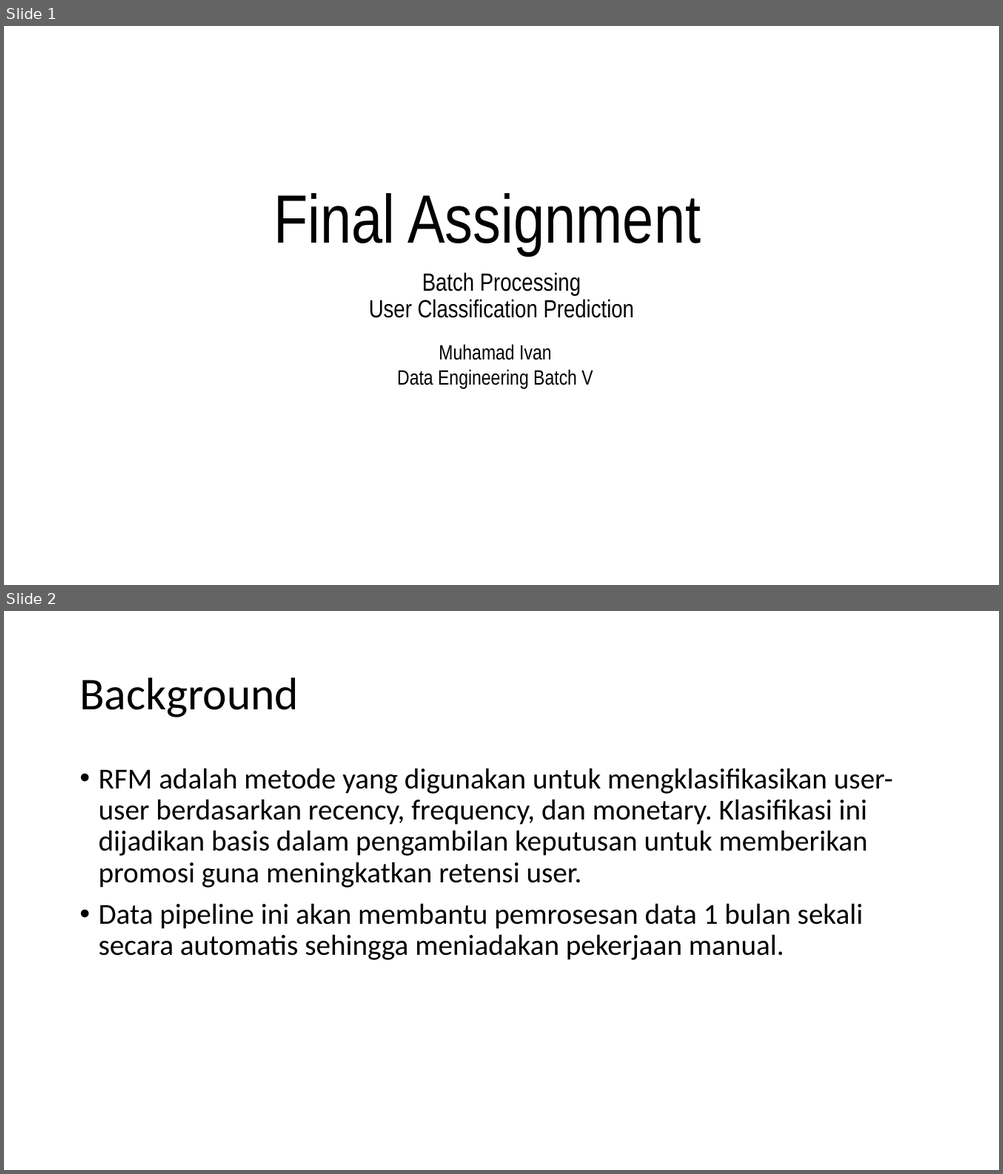
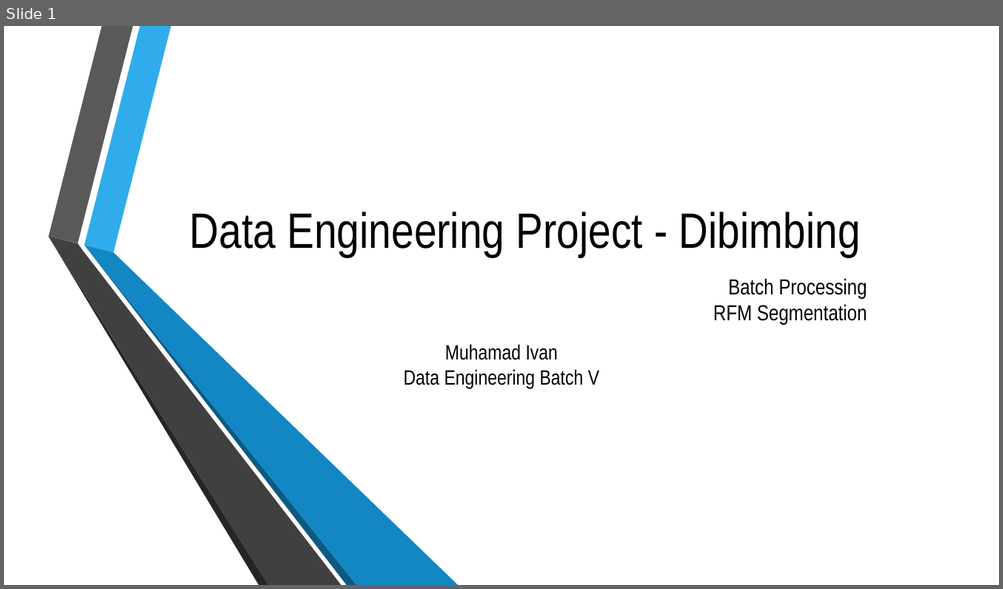
Before and after one commit to mivanivan/Final-Assignment---Batch-Processing, a slide deck: Final Assignment - Batch Processing - RFM Segmentation.pptx. Shown one above the other, each under a label of ours: slides 1 and 2 before the commit, slide 1 after it. The pictures are 1003x1174 and 1003x589 pixels, drawn with LibreOffice and Linux fonts; fonts in the diff are those of the drawing; background and template pictures are left out. Boxes give left, top, right and bottom in pixels: in the first picture for what was removed or moved away, otherwise in the second. Text is boxed around its words. In the diff, an @@ line names an element or a change of style, - is before the commit and + after.

```diff
--- a/Final Assignment - Batch Processing - RFM Segmentation.pptx
+++ b/Final Assignment - Batch Processing - RFM Segmentation.pptx
@@ slide 2 removed at (x1=4, y1=611, x2=999, y2=1170), background #FFFFFF @@
@@ title removed at (x1=79, y1=678, x2=299, y2=718) @@
-Background
@@ text removed at (x1=99, y1=768, x2=893, y2=960) @@
-• RFM adalah metode yang digunakan untuk mengklasifikasikan user-user berdasarkan recency, frequency, dan monetary. Klasifikasi ini dijadikan basis dalam pengambilan keputusan untuk memberikan promosi guna meningkatkan retensi user.
-• Data pipeline ini akan membantu pemrosesan data 1 bulan sekali secara automatis sehingga meniadakan pekerjaan manual.
@@ slide 1 changed as well @@
@@ title at (x1=190, y1=212, x2=860, y2=258): text changed; size 66 to 48 pt @@
-Final Assignment
+Data Engineering Project - Dibimbing
@@ group added at (x1=48, y1=26, x2=458, y2=585): 6 freeform shapes @@
@@ subtitle at (x1=713, y1=278, x2=867, y2=325): text changed; size 24 to 21 pt @@
-Batch Processing
-User Classification Prediction
+Batch Processing
+RFM Segmentation
@@ text "Muhamad Ivan" moved from (x1=397, y1=344, x2=592, y2=389) to (x1=404, y1=344, x2=599, y2=389) @@
```
Also in this commit, not shown: 12 slides added, 2 other slides removed, 40 other files.
